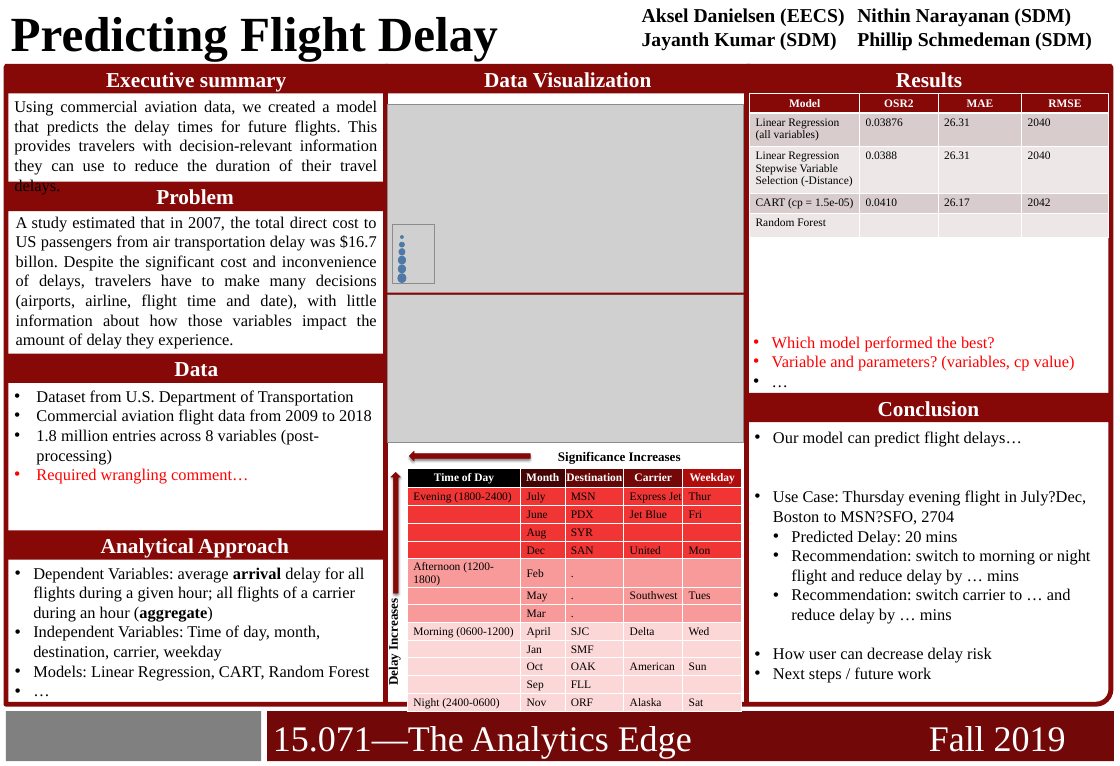
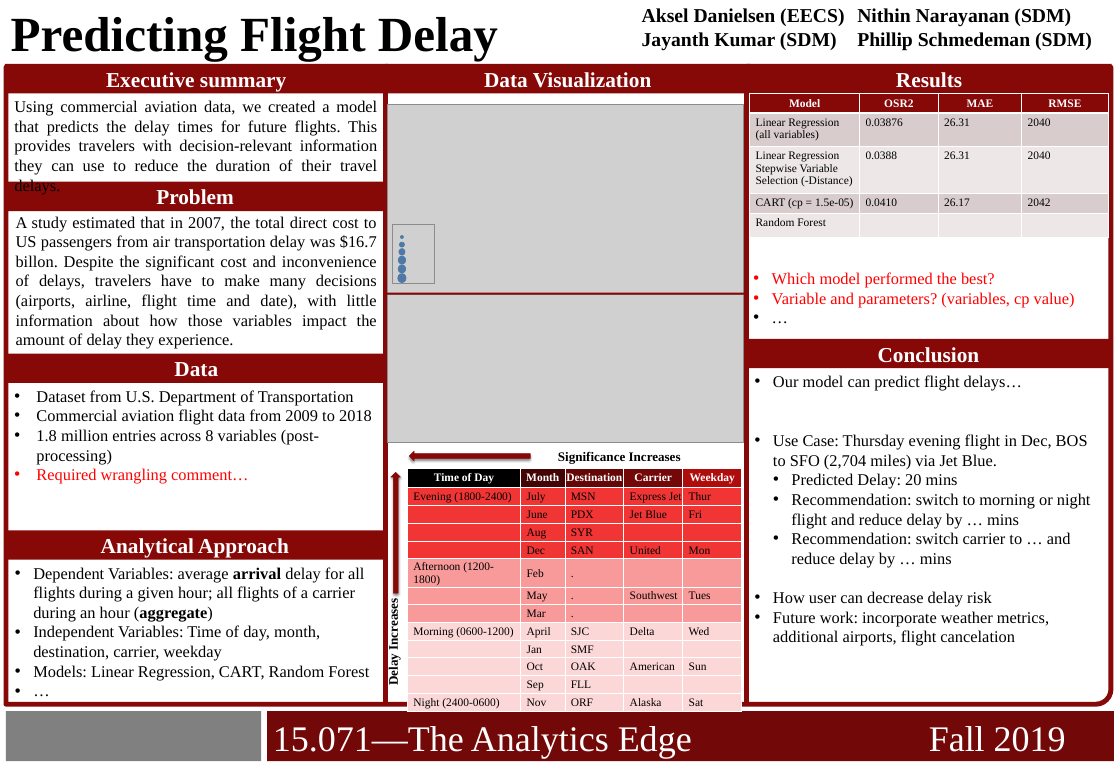
Before and after one commit to akselsd/MIT-15.071-Project, a slide deck: slide 1 of TM12_15.071_Term_Project_Poster.pptx. Drawn at 1120x766 pixels with LibreOffice and Linux fonts; fonts in the diff are those of the drawing; grey boxes stand for pictures; background and template pictures are left out. Boxes give left, top, right and bottom in pixels: in the first picture for what was removed or moved away, otherwise in the second. Text is boxed around its words. In the diff, an @@ line names an element or a change of style, - is before the commit and + after.

Commit message:
poster updates

```diff
--- a/TM12_15.071_Term_Project_Poster.pptx
+++ b/TM12_15.071_Term_Project_Poster.pptx
@@ text "Which model performed the best?": place and size @@
-text "Which model performed the best?" at [772,336,1075,371]
+text "Which model performed the best?" at [772,272,1075,307]
@@ rectangle "Conclusion": place and size @@
-rectangle "Conclusion" at [746,393,1111,423]
+rectangle "Conclusion" at [746,339,1111,368]
@@ text "Our model can predict flight ...": place and size @@
-text "Our model can predict flight ..." at [773,431,1091,683]
+text "Our model can predict flight ..." at [773,375,1091,646]
@@ text at [773,434,1088,470]: text changed @@
-• Use Case: Thursday evening flight in July?Dec, Boston to MSN?SFO, 2704
+• Use Case: Thursday evening flight in Dec, BOS to SFO (2,704 miles) via Jet Blue.
@@ text at [773,611,1049,646]: text changed @@
-• Next steps / future work
+• Future work: incorporate weather metrics, additional airports, flight cancelation
```
